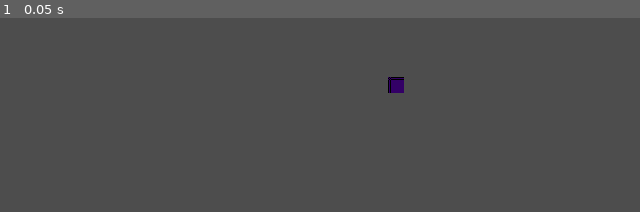
Above: before the commit, frame 1.
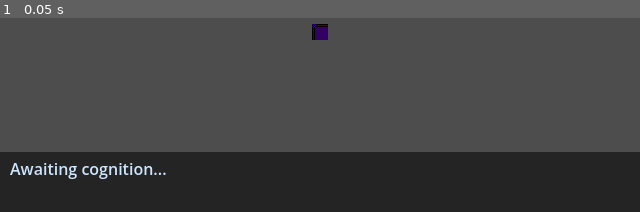
Above: after the commit, the same moment.

Repository: GustavoKimura/synapse-protocol
Game: Godot game, scene res://Scenes/world.tscn
Two runs of this game, one before a commit and one after it. Both use one fixed random seed, a clock stepped at 60 frames per second and the inputs below.
Inputs:
- Up to frame 1 (0.05 s): no input

The runs differ from the first frame. In frame 1, 31% of the frame differs, in the area x 0-100%, y 3-100%.

Commit message:
feat: attach smooth camera to npc and implement ui canvas for internal monologue rendering

Diff:
--- a/client/Scenes/npc_base.tscn
+++ b/client/Scenes/npc_base.tscn
@@ -7,6 +7,9 @@
 
 [sub_resource type="RectangleShape2D" id="RectangleShape2D_collider"]
 size = Vector2(16, 16)
+
+[sub_resource type="StyleBoxFlat" id="StyleBoxFlat_panel"]
+bg_color = Color(0.1, 0.1, 0.1, 0.8)
 
 [node name="NPCBase" type="CharacterBody2D"]
 script = ExtResource("1_script")
@@ -19,3 +22,33 @@
 shape = SubResource("RectangleShape2D_collider")
 
 [node name="CognitiveAPI" type="HTTPRequest" parent="."]
+
+[node name="Camera2D" type="Camera2D" parent="."]
+position_smoothing_enabled = true
+
+[node name="UI" type="CanvasLayer" parent="."]
+
+[node name="Panel" type="Panel" parent="UI"]
+anchors_preset = 12
+anchor_top = 1.0
+anchor_right = 1.0
+anchor_bottom = 1.0
+offset_top = -60.0
+grow_horizontal = 2
+grow_vertical = 0
+theme_override_styles/panel = SubResource("StyleBoxFlat_panel")
+
+[node name="ThoughtLabel" type="Label" parent="UI/Panel"]
+layout_mode = 1
+anchors_preset = 15
+anchor_right = 1.0
+anchor_bottom = 1.0
+offset_left = 10.0
+offset_top = 5.0
+offset_right = -10.0
+offset_bottom = -5.0
+grow_horizontal = 2
+grow_vertical = 2
+theme_override_colors/font_color = Color(0.8, 0.9, 1, 1)
+text = "Awaiting cognition..."
+autowrap_mode = 2
--- a/client/Scenes/world.tscn
+++ b/client/Scenes/world.tscn
@@ -11,4 +11,4 @@
 format = 2
 
 [node name="NPCBase" parent="." unique_id=1327974995 instance=ExtResource("1_a02cp")]
-position = Vector2(396.495, 233)
+position = Vector2(330, 170)
--- a/client/Scripts/npc_base.gd
+++ b/client/Scripts/npc_base.gd
@@ -8,6 +8,7 @@
 @export var cognition_url: String = "http://127.0.0.1:8000/process_cognition"
 
 @onready var cognitive_api: HTTPRequest = $CognitiveAPI
+@onready var thought_label: Label = $UI/Panel/ThoughtLabel
 
 var current_state: State = State.IDLE
 var current_thought: String = ""
@@ -65,7 +66,7 @@
 					var decision = llm_json.data
 					if decision.has("thought"):
 						current_thought = decision["thought"]
-						print("[", npc_name, "] ", current_thought)
+						thought_label.text = "[" + npc_name + "] " + current_thought
 					if decision.has("action"):
 						apply_action(decision["action"])
 
@@ -73,7 +74,6 @@
 	state_timer = randf_range(3.0, 6.0)
 
 func apply_action(action: String) -> void:
-	print("[", npc_name, "] Changing state to: ", action)
 	if action == "WANDER":
 		current_state = State.WANDER
 		var dirs = [Vector2.UP, Vector2.DOWN, Vector2.LEFT, Vector2.RIGHT]
Not shown: 1 places in client/Scenes/npc_base.tscn that only renumber resources
